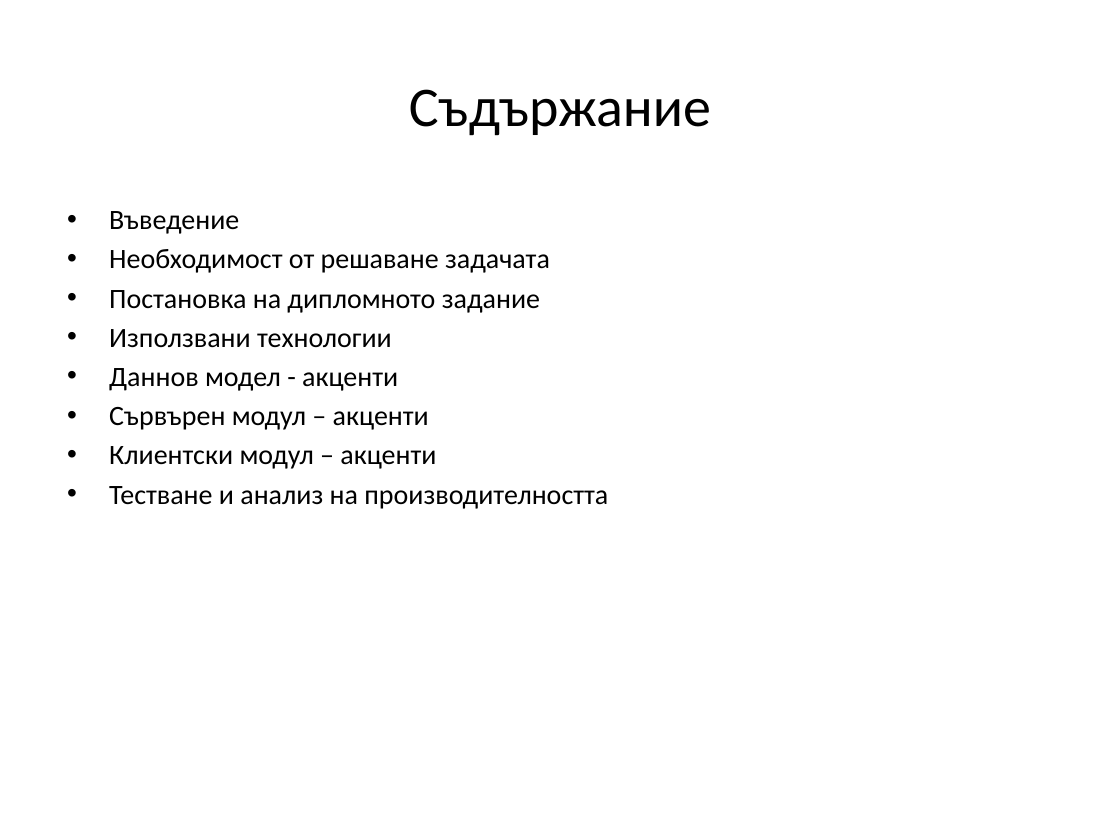
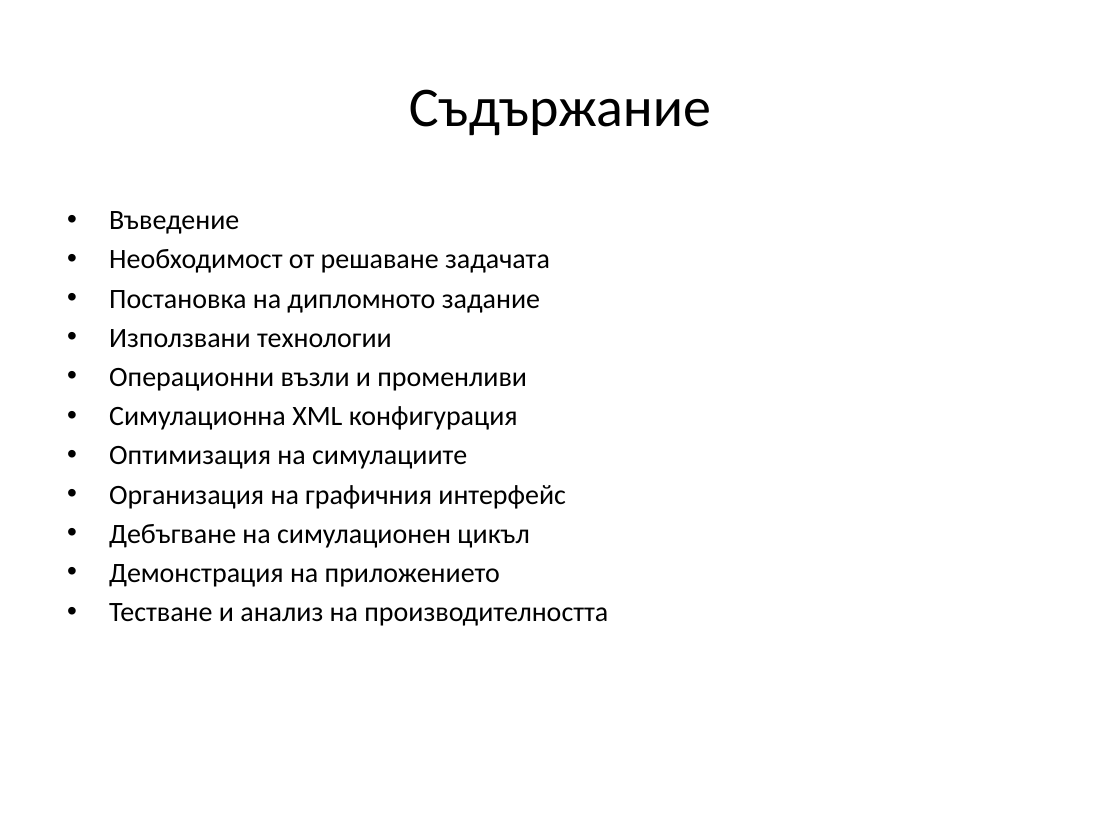
Before and after one commit to SivoDaskalov/Monte-Carlo-Debugger, a slide deck: slide 2 of documentation/src/main/resources/Monte Carlo Simulation Debugger.pptx. Drawn at 1120x840 pixels with LibreOffice and Linux fonts; fonts in the diff are those of the drawing. Boxes give left, top, right and bottom in pixels: in the first picture for what was removed or moved away, otherwise in the second. Text is boxed around its words. In the diff, an @@ line names an element or a change of style, - is before the commit and + after.

Commit message:
Last presentation slides added

```diff
--- a/documentation/src/main/resources/Monte Carlo Simulation Debugger.pptx
+++ b/documentation/src/main/resources/Monte Carlo Simulation Debugger.pptx
@@ text at box(109, 368, 566, 587): text changed @@
-• Даннов модел - акценти
-• Сървърен модул – акценти
-• Клиентски модул – акценти
+• Операционни възли и променливи
+• Симулационна XML конфигурация
+• Оптимизация на симулациите
+• Организация на графичния интерфейс
+• Дебъгване на симулационен цикъл
+• Демонстрация на приложението
```
Also in this commit, not shown: 1 other slide changed, 4 slides added, 4 other files.
